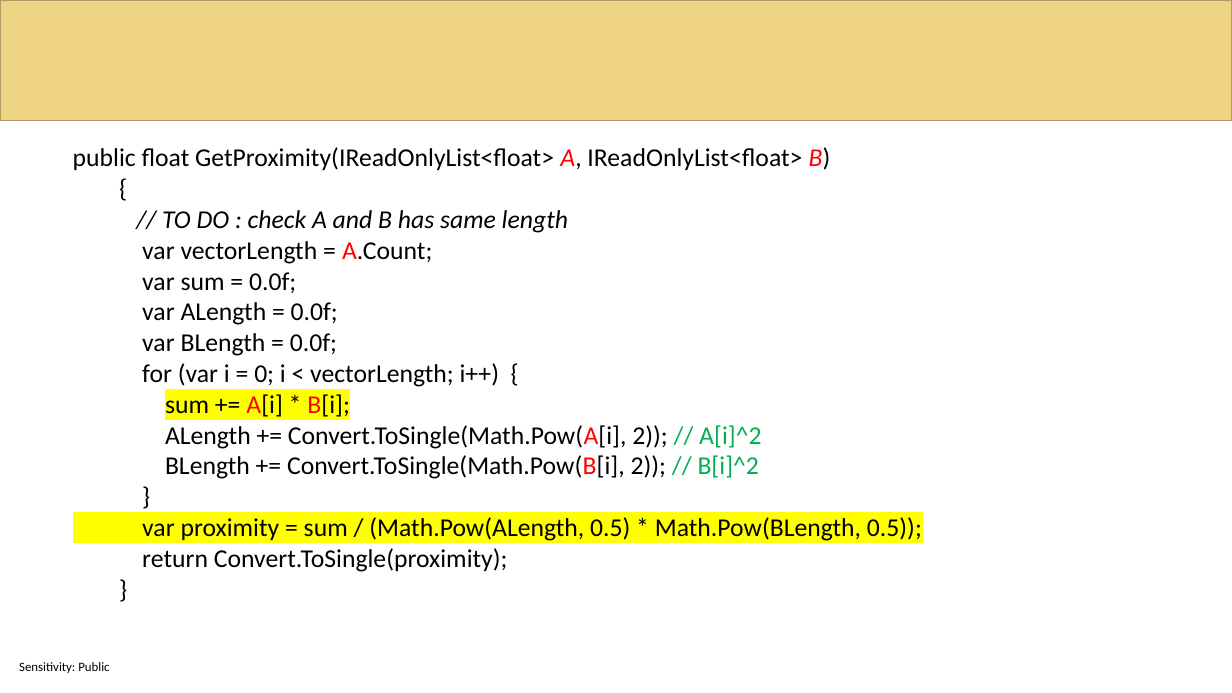
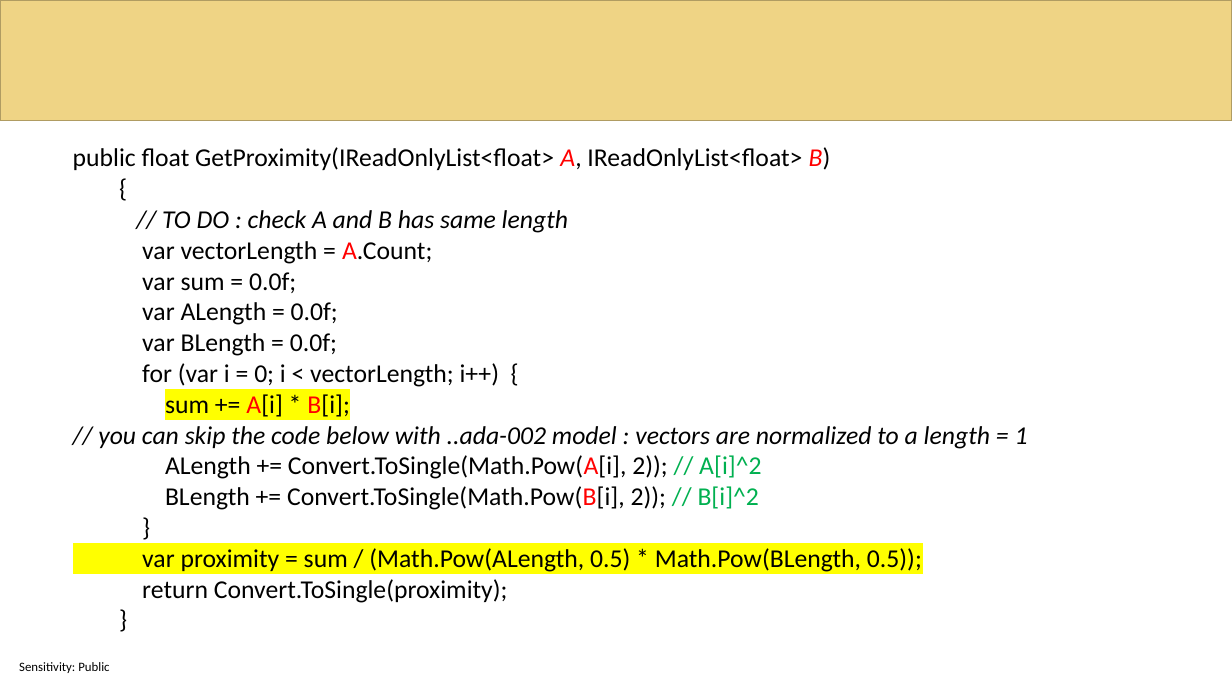
Before and after one commit to sabbadino/AzureDay2023Torino, a slide deck: slide 18 of sessions/room1_15_30/azure-day-ChatBot.pptx. Drawn at 1232x693 pixels with LibreOffice and Linux fonts; fonts in the diff are those of the drawing; background and template pictures are left out. Boxes give left, top, right and bottom in pixels: in the first picture for what was removed or moved away, otherwise in the second. Text is boxed around its words. In the diff, an @@ line names an element or a change of style, - is before the commit and + after.

```diff
--- a/sessions/room1_15_30/azure-day-ChatBot.pptx
+++ b/sessions/room1_15_30/azure-day-ChatBot.pptx
@@ text at [98,426,1028,449]: paragraph added @@
+// you can skip the code below with ..ada-002 model : vectors are normalized to a length = 1
```
Also in this commit, not shown: 2 other slides changed.
